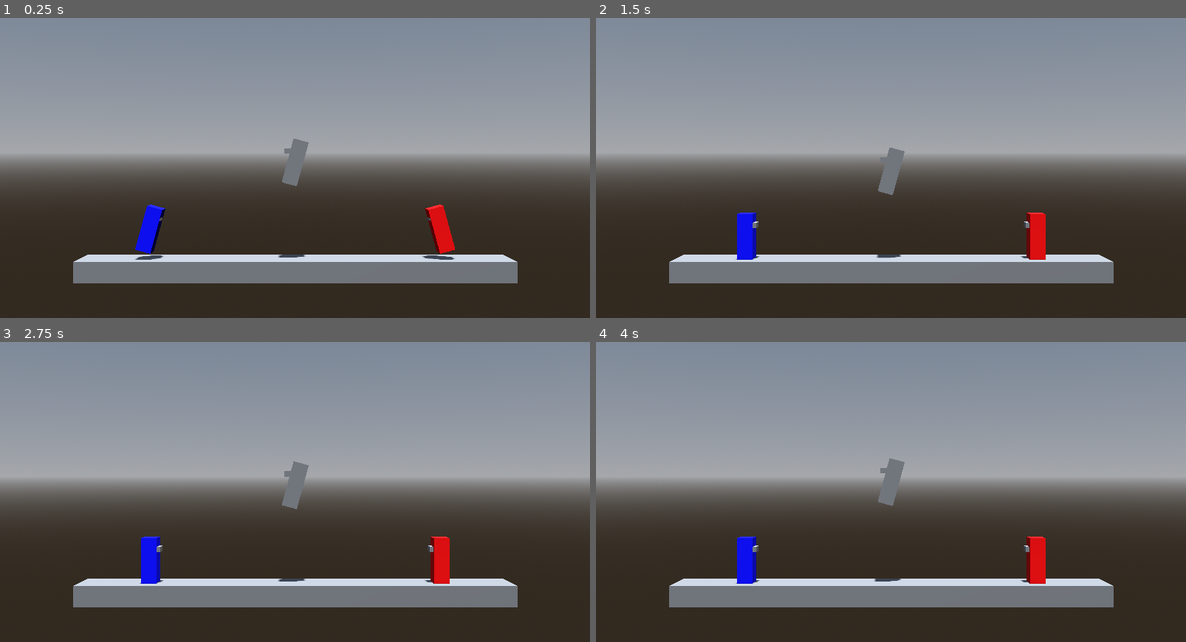
Above: before the commit, frames 1-4 (two rows, left to right).
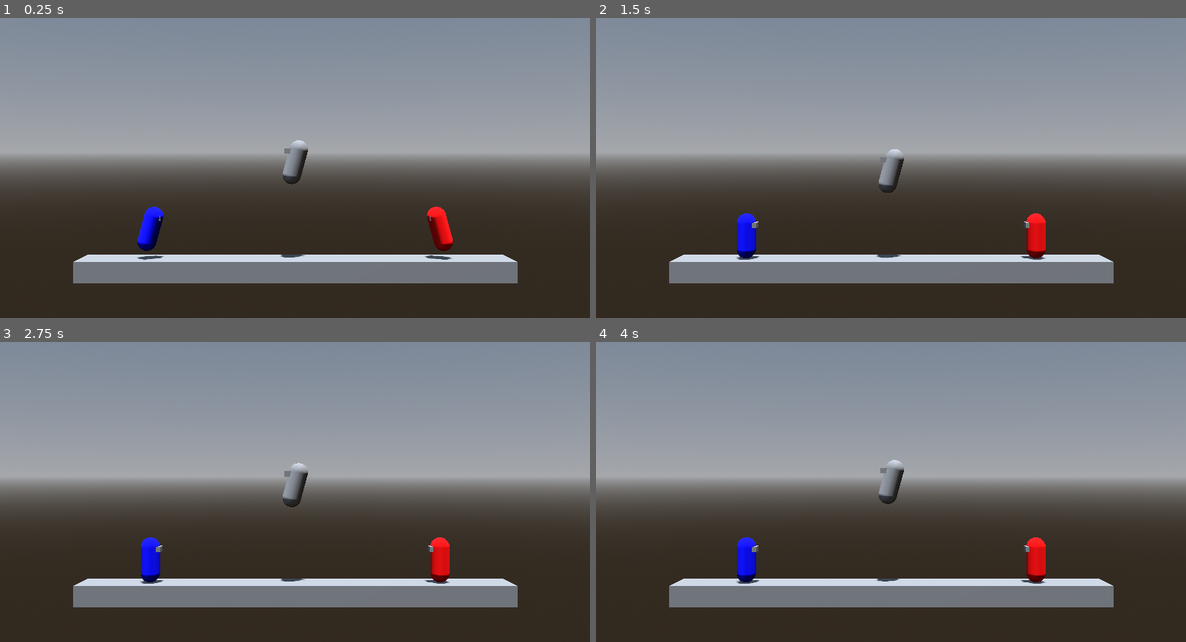
Above: after the commit, the same moments.

Repository: CocoMarck/SuperSmashTux
Game: Godot game, scene res://scenes/main.tscn
Two runs of this game, one before a commit and one after it. Both use one fixed random seed, a clock stepped at 60 frames per second and the inputs below.
Inputs:
- Up to frame 1 (0.25 s): no input
- Up to frame 2 (1.5 s): no input
- Up to frame 3 (2.75 s): no input
- Up to frame 4 (4 s): no input

The runs differ from the first frame. In frame 1, 1.0% of the frame differs, in the area x 22-78%, y 40-81%; in frame 2, 0.8%; in frame 3, 0.8%; in frame 4, 0.8%.

Commit message:
ya mero listo para npc

Diff:
--- a/prefabs/character.tscn
+++ b/prefabs/character.tscn
@@ -2,8 +2,9 @@
 
 [ext_resource type="Script" uid="uid://bpim6e053nk7s" path="res://scripts/character.gd" id="1_pkgsf"]
 
-[sub_resource type="BoxMesh" id="BoxMesh_cs6s8"]
-size = Vector3(0.5, 1.45, 0.5)
+[sub_resource type="CapsuleMesh" id="CapsuleMesh_humf0"]
+radius = 0.3
+height = 1.45
 
 [sub_resource type="BoxMesh" id="BoxMesh_fdm2o"]
 size = Vector3(0.377441, 0.168842, 0.286159)
@@ -53,7 +54,7 @@
 
 [sub_resource type="Animation" id="Animation_xofgc"]
 resource_name = "run"
-length = 0.39999999999999997
+length = 0.4
 loop_mode = 1
 tracks/0/type = "value"
 tracks/0/imported = false
@@ -106,7 +107,7 @@
 
 [node name="Mesh" type="MeshInstance3D" parent="Pivot" unique_id=835335952]
 transform = Transform3D(1, 0, 0, 0, 1, 0, 0, 0, 1, 0, -0.185107, 0)
-mesh = SubResource("BoxMesh_cs6s8")
+mesh = SubResource("CapsuleMesh_humf0")
 skeleton = NodePath("../..")
 
 [node name="EyesMesh" type="MeshInstance3D" parent="Pivot" unique_id=124649953]
@@ -117,6 +118,6 @@
 transform = Transform3D(1, 0, 0, 0, 1, 0, 0, 0, 1, 0, -0.181934, 0)
 shape = SubResource("CapsuleShape3D_ycn7k")
 
-[node name="AnimationMesh" type="AnimationPlayer" parent="." unique_id=1862923683]
+[node name="AnimationPlayer" type="AnimationPlayer" parent="." unique_id=1862923683]
 libraries/ = SubResource("AnimationLibrary_v5mhf")
 autoplay = &"run"
--- a/scripts/character.gd
+++ b/scripts/character.gd
@@ -16,17 +16,17 @@
 @export var mesh : Mesh = null
 
 # Propiedades privadas | Movimientos
-var move_left: bool = false
-var move_right: bool = false
-var move_up: bool = false
-var move_down: bool = false
-var jump: bool = false
+var _move_left: bool = false
+var _move_right: bool = false
+var _move_up: bool = false
+var _move_down: bool = false
+var _jump: bool = false
 
 # Propiedades privadas | Velocidad y salto
-var target_velocity = Vector3.ZERO
-var jump_count = 0
-var was_jumping = false
-var air_count = 0
+var _target_velocity = Vector3.ZERO
+var _jump_count = 0
+var _was_jumping = false
+var _air_count = 0
 
 # Funciones
 func _get_initial_facing() -> Vector3:
@@ -66,7 +66,7 @@
 	'''
 	Obtener direccion de movimiento. Tambien sirve para voltear el character.
 	'''
-	var axis = ( float(int(move_right) -int(move_left)) )
+	var axis = ( float(int(_move_right) -int(_move_left)) )
 	return Vector3(axis, 0.0, 0.0)
 
 func _collect_input() -> void:
@@ -75,66 +75,131 @@
 	'''
 	pass
 
-func _physics_process(delta: float) -> void:
-	'''
-	Funcion de procesamiento de fisicas. Tambien tiene metido el movimiento.
-	'''
-	_collect_input()
-
+func _vertical_force(delta: float) -> Dictionary:
+	'''
+	Fuerza vertical. Imitación de gravidad. Estilo 2d.
+	'''
+	var on_floor := is_on_floor()
+	if on_floor:
+		# Contadores a cero, para que no se acumule fuerza vertcal.
+		_target_velocity.y = 0
+		_air_count = 0
+	else:
+		# Acumular fuerza vertical, y contar tiempo en el aire.
+		_target_velocity.y -= fall_acceleration * delta
+		_air_count += 1
+	return {
+		"air_count": _air_count,
+		"on_floor": on_floor,
+		"force": _target_velocity.y
+	}
+
+
+func _move(delta: float, vertical_force_signals: Dictionary) -> Dictionary:
+	'''
+	Movimientos.
+	Retorna señales de movimientos.
+	'''
+	# Variables necesarias
+	var on_floor = vertical_force_signals["on_floor"]
 	var direction := _get_move_direction()
-	var on_floor := is_on_floor()
-
-	# Calcular velocidad en tierra. Determinar salto
-	target_velocity.x = direction.x * speed
-	var is_jumping := jump or move_up
+	var is_jumping := _jump or _move_up
+	var jump_pressed := is_jumping and not _was_jumping
+	_was_jumping = is_jumping
 
 	# Gravedad | Fuerza vertical.
 	# Contadores a cero, para que no se acumule fuerza vertcal.
 	if on_floor:
-		target_velocity.y = 0
-		air_count = 0
-		jump_count = 0
-	else:
-		target_velocity.y -= fall_acceleration * delta
-		air_count += 1
-
-	# Salto | Detectar si la tecla de salto se acaba de presionar.
-	var jump_pressed := is_jumping and not was_jumping
-	was_jumping = is_jumping
+		_jump_count = 0
+
+	# Velocidad horizontal
+	_target_velocity.x = direction.x * speed
 
 	# Salto | Aplicar salto normal o doble segun el caso.
-	if jump_pressed and jump_count < MAX_JUMPS:
-		target_velocity.y = jump_impulse
-		if air_count > 0:
-			jump_count = MAX_JUMPS
+	if jump_pressed and _jump_count < MAX_JUMPS:
+		_target_velocity.y = jump_impulse
+		if _air_count > 0:
+			_jump_count = MAX_JUMPS
 		else:
-			jump_count += 1
-
-	# Characeter action states
+			_jump_count += 1
+
+	return {
+		"direction": direction,
+		"target_velocity": _target_velocity,
+		"on_floor": on_floor,
+	}
+
+func _get_move_states(signals: Dictionary) -> Dictionary:
+	'''
+	Obtener estados de movimiento, basado en las señales de movimiento.
+	'''
+	var on_floor = signals["on_floor"]
+	var direction = signals["direction"]
+	var tv = signals["target_velocity"]
+
 	var moving = direction.x != 0.0
-	var jumping = target_velocity.y > 0
+	var jumping = tv.y > 0
 	var falling = not jumping and not on_floor
 	var neutral = on_floor and not moving
 	var running = on_floor and moving
-
+	var neutral_air = not on_floor and not moving
+	var air_move = not on_floor and moving
+
+	return {
+		"moving": moving,
+		"jumping": jumping,
+		"falling": falling,
+		"neutral": neutral,
+		"running": running,
+		"nuetral_air": neutral_air,
+		"air_move": air_move
+	}
+
+func _anim(delta: float, states: Dictionary, direction: Vector3) -> void:
+	'''
+	Animaciones
+	'''
 	# Animacion | Movimiento en el piso
-	if neutral:
+	if states["neutral"]:
 		$Pivot/Mesh.rotation.x = 0
-	if running:
-		if not $AnimationMesh.is_playing():
-			$AnimationMesh.play("run")
+	if states["running"]:
+		if not $AnimationPlayer.is_playing():
+			$AnimationPlayer.play("run")
 	else:
-		$AnimationMesh.stop()
+		$AnimationPlayer.stop()
+
 	# Animacion | Salto
-	if jumping:
+	if states["jumping"]:
 		$Pivot/Mesh.rotation.x = -50
-	elif falling:
+	elif states["falling"]:
 		$Pivot/Mesh.rotation.x = 50
 
 	# Animación | Mover direccion visual del player.
-	if moving:
+	if states["moving"]:
 		$Pivot.basis = Basis.looking_at(direction)
 
-	# Aplicar movimiento del personaje.
-	velocity = target_velocity
+func _physics_process(delta: float) -> void:
+	'''
+	Funcion de procesamiento de fisicas.
+	'''
+	_collect_input()
+	var gravity_signals = _vertical_force(delta)
+	var move_signals = _move(delta, gravity_signals)
+	var move_states = _get_move_states(move_signals)
+	_anim(delta, move_states, move_signals["direction"])
+
+	# Procesar todo
+	velocity = _target_velocity
 	move_and_slide()
+
+	# Debug
+	'''
+	var move_states_text = ""
+	for key in move_states.keys():
+		move_states_text += "- {key}: {value}\n".format(
+			{"key":key, "value": move_states[key]}
+		)
+	print(
+		"Instance ID: {id}\n".format({"id": get_instance_id()}) , move_states_text
+	)
+	'''
--- a/scripts/npc.gd
+++ b/scripts/npc.gd
@@ -7,13 +7,13 @@
 	'''
 	Nomas para que salte como loquita el npc
 	'''
-	move_left = false
-	move_right = false
-	move_up = false
-	move_down = false
+	_move_left = false
+	_move_right = false
+	_move_up = false
+	_move_down = false
 
 	# Lo pongo asi, porque el jump del character es hasta un nuevo false, no continuo
-	if jump == false:
-		jump = true
+	if _jump == false:
+		_jump = true
 	else:
-		jump = false
+		_jump = false
--- a/scripts/player.gd
+++ b/scripts/player.gd
@@ -19,8 +19,8 @@
 	for value in actions.values():
 		if value == "":
 			return
-	move_left = Input.is_action_pressed(actions["move_left"])
-	move_right = Input.is_action_pressed(actions["move_right"])
-	move_up = Input.is_action_pressed(actions["move_up"])
-	move_down = Input.is_action_pressed(actions["move_down"])
-	jump = Input.is_action_pressed(actions["jump"])
+	_move_left = Input.is_action_pressed(actions["move_left"])
+	_move_right = Input.is_action_pressed(actions["move_right"])
+	_move_up = Input.is_action_pressed(actions["move_up"])
+	_move_down = Input.is_action_pressed(actions["move_down"])
+	_jump = Input.is_action_pressed(actions["jump"])
